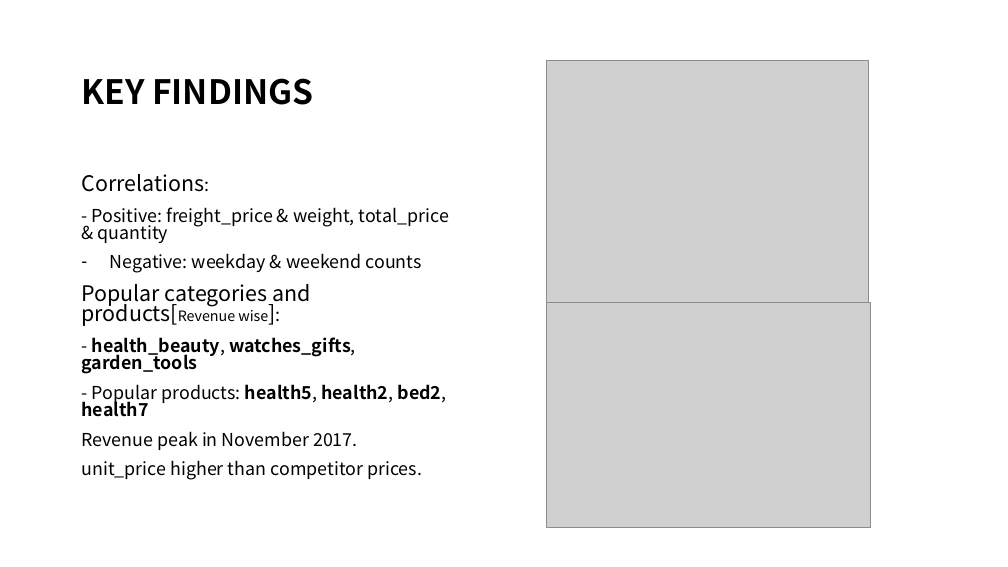
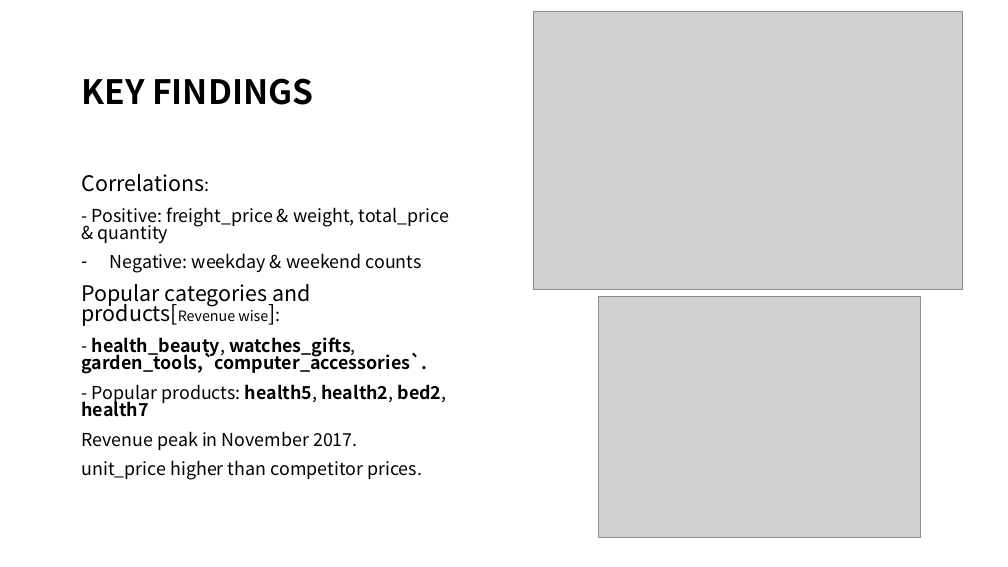
Before and after one commit to darkdip2/transfer, a slide deck: slide 6 of capstone/Price_Optimization_Analysis_Presentation.pptx. Drawn at 1008x567 pixels with LibreOffice and Linux fonts; fonts in the diff are those of the drawing; grey boxes stand for pictures. Boxes give left, top, right and bottom in pixels: in the first picture for what was removed or moved away, otherwise in the second. Text is boxed around its words. In the diff, an @@ line names an element or a change of style, - is before the commit and + after.

```diff
--- a/capstone/Price_Optimization_Analysis_Presentation.pptx
+++ b/capstone/Price_Optimization_Analysis_Presentation.pptx
@@ picture added at (534, 11, 963, 290) @@
@@ picture: place and size @@
-picture at (547, 60, 869, 302)
+picture at (598, 296, 920, 538)
@@ picture removed at (547, 302, 870, 527) @@
@@ text at (81, 337, 427, 374): text changed @@
-- health_beauty, watches_gifts, garden_tools
+- health_beauty, watches_gifts, garden_tools,`computer_accessories`.
```
Also in this commit, not shown: 3 other files.
